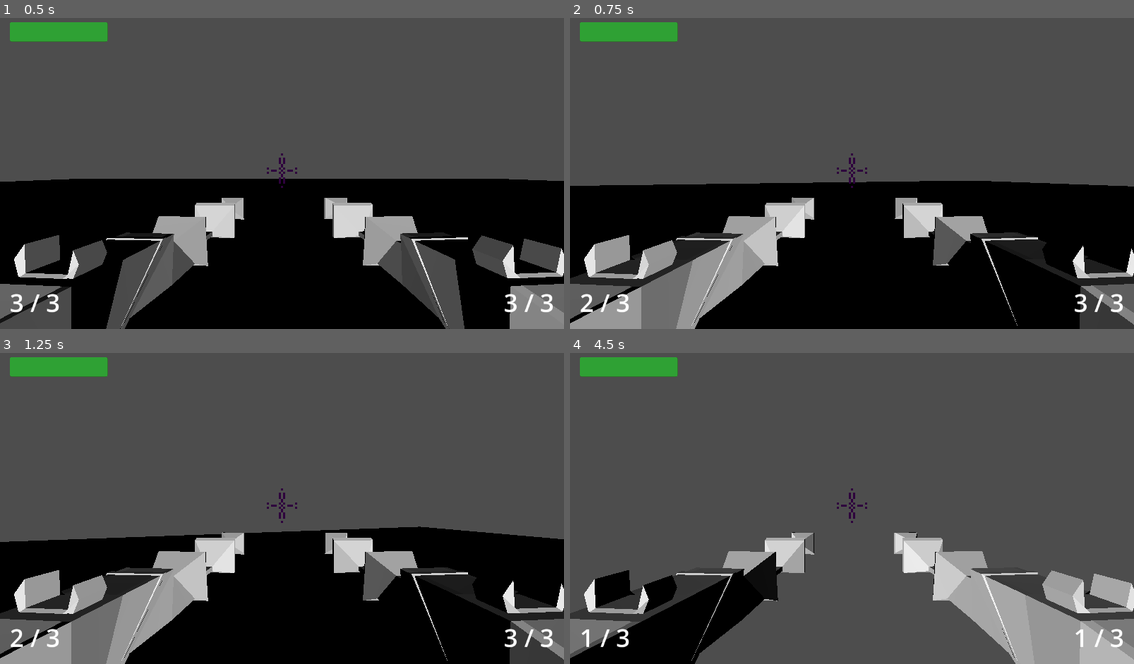
Above: before the commit, frames 1-4 (two rows, left to right).
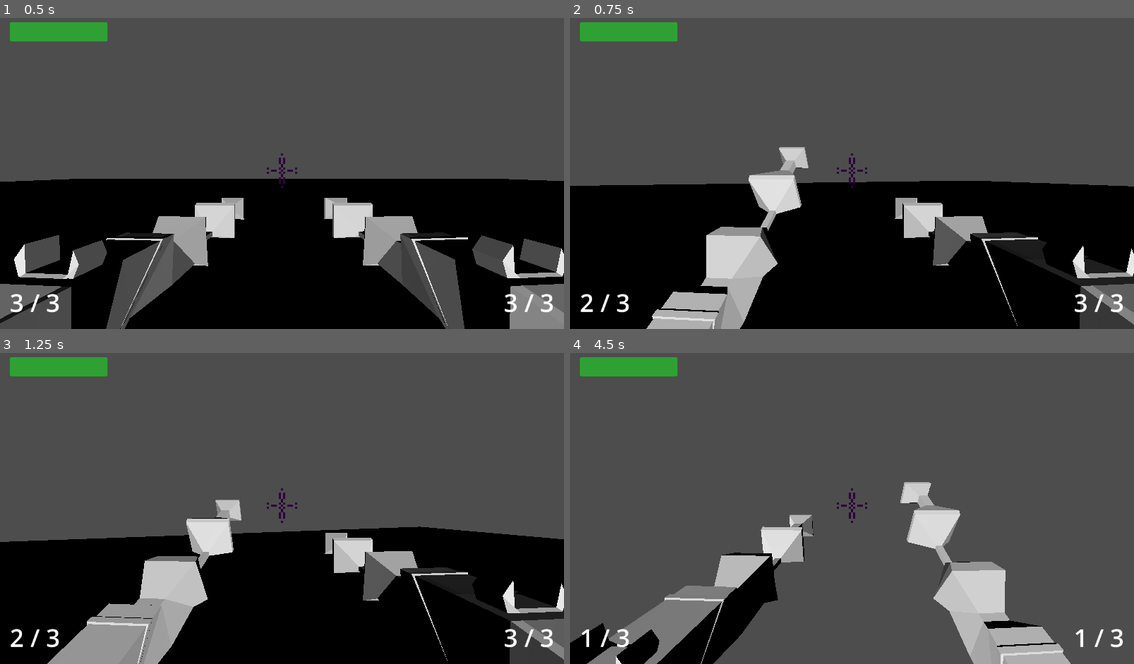
Above: after the commit, the same moments.

Repository: Bubullzz/CodeName-MegaKill
Game: Godot game, scene res://scenes/base.tscn
The game is run twice, just before and just after one commit, with the same random seed, the same clock (stepped at 60 frames per second) and the same inputs.
Inputs (mouse positions are in pixels of both pictures, inside the frame that each line leads up to):
- Up to frame 1 (0.5 s): no input
- Up to frame 2 (0.75 s): tap Enter at 0.5 s; move the mouse to (880, 170) at 0.52 s; hold Up (ui_up) from 0.53 s (still down); click (880, 170) at 0.6 s
- Up to frame 3 (1.25 s): keep holding Up (ui_up); tap Space (jump) at 0.77 s
- Up to frame 4 (4.5 s): keep holding Up (ui_up); move the mouse to (823, 508) at 1.27 s; right-click (823, 508) at 1.35 s; tap Space (jump) at 1.52, 3.02, 3.77 s; move the mouse to (863, 499) at 2.02 s; hold 0 2.03-2.78 s; move the mouse to (846, 511) at 2.77 s; tap 1 at 2.85 s; move the mouse to (891, 508) at 3.52 s; click (891, 508) at 3.6 s; move the mouse to (806, 502) at 4.27 s; right-click (806, 502) at 4.35 s

Frame 1 is identical in both runs. In frame 2, 11% of the frame differs, in the area x 0-44%, y 41-100%; in frame 3, 8.9%; in frame 4, 16%, in the area x 0-100%, y 41-100%.

Commit message:
added recoil component... wow

Diff:
--- /dev/null
+++ b/scenes/components/recoil_component.tscn
@@ -0,0 +1,6 @@
+[gd_scene format=3 uid="uid://drkoxyphd2j3k"]
+
+[ext_resource type="Script" uid="uid://ldkch4435uj5" path="res://scripts/recoil_component.gd" id="1_vqnkn"]
+
+[node name="RecoilComponent" type="Node" unique_id=1977771477]
+script = ExtResource("1_vqnkn")
--- a/scenes/weapons/sniper.tscn
+++ b/scenes/weapons/sniper.tscn
@@ -4,6 +4,7 @@
 [ext_resource type="PackedScene" uid="uid://bvb4u6d002syr" path="res://scenes/components/ammo_component.tscn" id="2_ohs8w"]
 [ext_resource type="PackedScene" uid="uid://tikrwhllr2l3" path="res://scenes/components/shooting_component.tscn" id="3_aip7g"]
 [ext_resource type="PackedScene" uid="uid://dwfrfhltyr2b2" path="res://assets/weapons/the_glorper.glb" id="4_aip7g"]
+[ext_resource type="PackedScene" uid="uid://drkoxyphd2j3k" path="res://scenes/components/recoil_component.tscn" id="4_xev6v"]
 
 [node name="Sniper" type="Node3D" unique_id=1948452049]
 script = ExtResource("1_hn2em")
@@ -18,5 +19,14 @@
 [node name="ShootingComponent" parent="." unique_id=503271971 node_paths=PackedStringArray("weapon") instance=ExtResource("3_aip7g")]
 weapon = NodePath("..")
 
-[node name="the_glorper" parent="." unique_id=494059712 instance=ExtResource("4_aip7g")]
-transform = Transform3D(1, 0, 0, 0, 1, 0, 0, 0, 1, -0.010658979, 0, -0.17623723)
+[node name="RecoilComponent" parent="." unique_id=1977771477 node_paths=PackedStringArray("pivot") instance=ExtResource("4_xev6v")]
+max_angle = 0.6
+up_time = 0.1
+down_time = 1.3
+pivot = NodePath("../WeaponPivot")
+
+[node name="WeaponPivot" type="Node3D" parent="." unique_id=661087550]
+transform = Transform3D(1, 0, 0, 0, 1, 0, 0, 0, 1, -0.010658979, 0, -2.9535336)
+
+[node name="the_glorper" parent="WeaponPivot" unique_id=494059712 instance=ExtResource("4_aip7g")]
+transform = Transform3D(1, 0, 0, 0, 1, 0, 0, 0, 1, 0, 0, 2.7772965)
--- /dev/null
+++ b/scripts/recoil_component.gd
@@ -0,0 +1,15 @@
+extends Node
+
+@export var max_angle: float
+@export var up_time: float
+@export var down_time: float
+@export var pivot: Node3D
+
+var rot_tween:Tween
+
+func recoil():
+	if rot_tween:
+		rot_tween.kill()
+	rot_tween = get_tree().create_tween()
+	rot_tween.tween_property(pivot, "rotation:x", max_angle, up_time).set_trans(Tween.TRANS_CUBIC)
+	rot_tween.tween_property(pivot, "rotation:x", 0, down_time).set_trans(Tween.TRANS_SINE)
--- a/scripts/weapon.gd
+++ b/scripts/weapon.gd
@@ -7,11 +7,15 @@
 var weapon_name = "dummy"
 var ammo_component: Node
 var shooting_component: Node
+var recoil_component: Node
 
 func _ready() -> void:
 	ammo_component = $AmmoComponent
 	shooting_component = $ShootingComponent
+	recoil_component = $RecoilComponent
 	ammo_component.shot.connect(func(): shooting_component.shoot(Global.player.ray))
+	ammo_component.shot.connect(recoil_component.recoil)
+
 
 func get_damage():
 	return 0
Not shown, added: scripts/recoil_component.gd.uid
